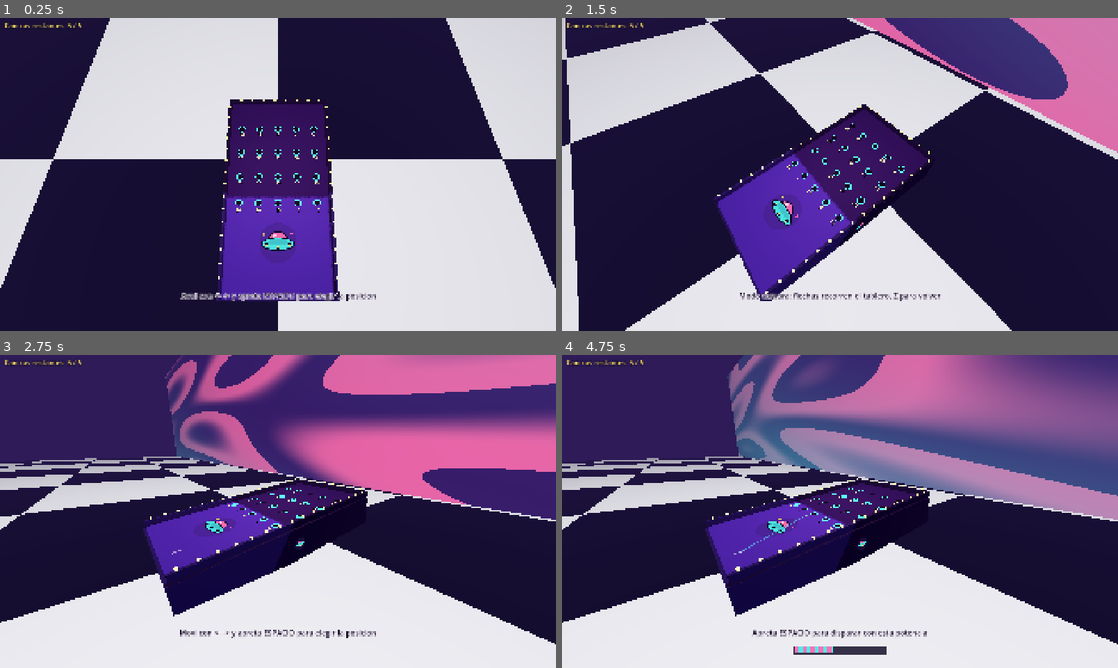
Above: before the commit, frames 1-4 (two rows, left to right).
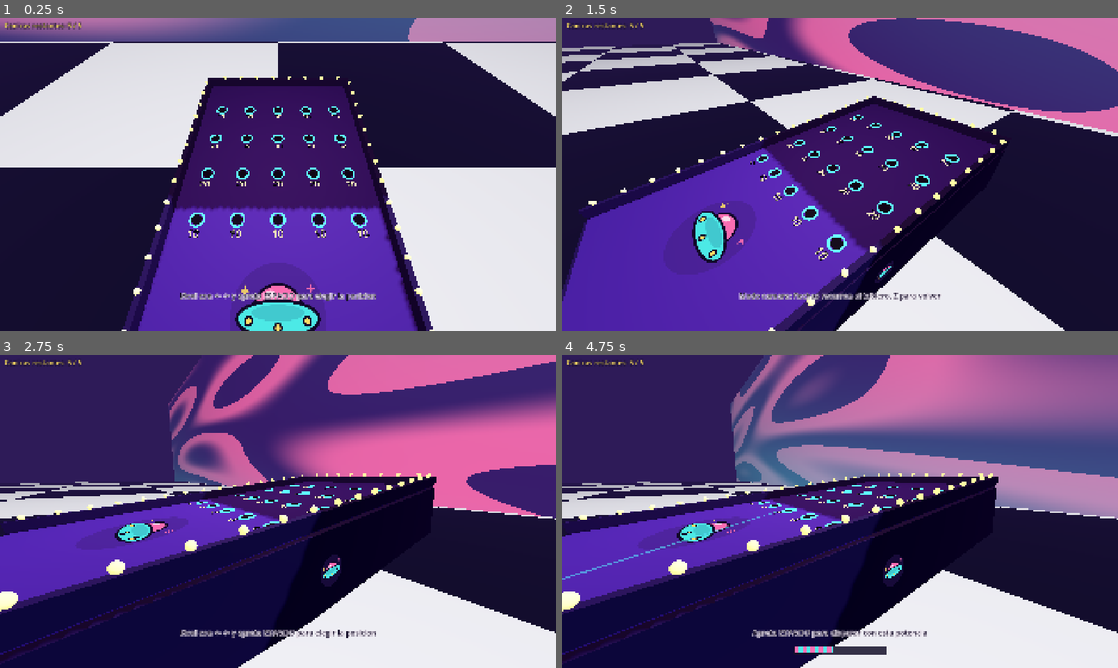
Above: after the commit, the same moments.

Repository: maczoe/chibolones
Game: Godot game, scene res://scenes/board/board.tscn
Same seed, same stepped clock (60 frames per second), same inputs: the game is played once before the commit and once after it.
Inputs (mouse positions are in pixels of both pictures, inside the frame that each line leads up to):
- Up to frame 1 (0.25 s): no input
- Up to frame 2 (1.5 s): move the mouse to (962, 158) at 0.52 s; hold Right (move_right) 0.53-1.28 s; hold Z (camera_mode) 0.53-1.28 s; click (962, 158) at 0.67 s; move the mouse to (728, 190) at 1.27 s; hold Down (move_down) from 1.28 s (still down); tap Space (shoot) at 1.35 s
- Up to frame 3 (2.75 s): move the mouse to (333, 442) at 2.02 s; release Down (move_down) at 2.03 s; hold Right (move_right) from 2.03 s (still down); hold Z (camera_mode) from 2.03 s (still down)
- Up to frame 4 (4.75 s): move the mouse to (812, 574) at 2.77 s; release Right (move_right) at 2.78 s; release Z (camera_mode) at 2.78 s; hold Up (move_up) 2.78-3.53 s; tap Space (shoot) at 2.85, 4.35 s; click (812, 574) at 2.92 s; move the mouse to (1006, 558) at 3.52 s; hold Z (camera_mode) 3.53-4.28 s; hold Left (move_left) from 3.53 s (still down); move the mouse to (673, 464) at 4.27 s

The runs differ from the first frame. In frame 1, 41% of the frame differs, in the area x 0-100%, y 0-100%; in frame 2, 49%; in frame 3, 42%; in frame 4, 43%.

Commit message:
feat(camera): 50-degree default pitch, closer orbit radius
- default framing recomputed: elevation exactly 50 deg over the look
  point (height 3.61, back 1.6), so the psychedelic backdrop is back
  in frame behind the board
- orbit radius now ~5.0 (was ~8.9): camera much closer to the cabinet
- elevation derivation includes the look-point Z offset, so entering
  camera mode no longer jumps from the default spot

Diff:
--- a/data/balance/shooting_rules.tres
+++ b/data/balance/shooting_rules.tres
@@ -14,8 +14,8 @@
 settle_time = 1.2
 flight_timeout = 7.0
 shots_per_board = 5
-cam_height = 8.2
-cam_back = 1.0
+cam_height = 3.61
+cam_back = 1.6
 cam_look_z = 0.8
 cam_orbit_speed = 70.0
 cam_min_elev_deg = 10.0
--- a/scripts/board/board.gd
+++ b/scripts/board/board.gd
@@ -373,7 +373,7 @@
 	# numbers read at a glance, while keeping some diagonal drama. The orbit
 	# parameters derive from the framing, so camera mode starts here.
 	cam_look_target = Vector3(0, -0.2, rules.cam_look_z)
-	var back := length / 2.0 - rules.cam_back
+	var back := length / 2.0 - rules.cam_back + rules.cam_look_z
 	var up := rules.cam_height - cam_look_target.y
 	cam_orbit_radius = sqrt(up * up + back * back)
 	cam_default_elev_deg = rad_to_deg(atan2(up, back))
